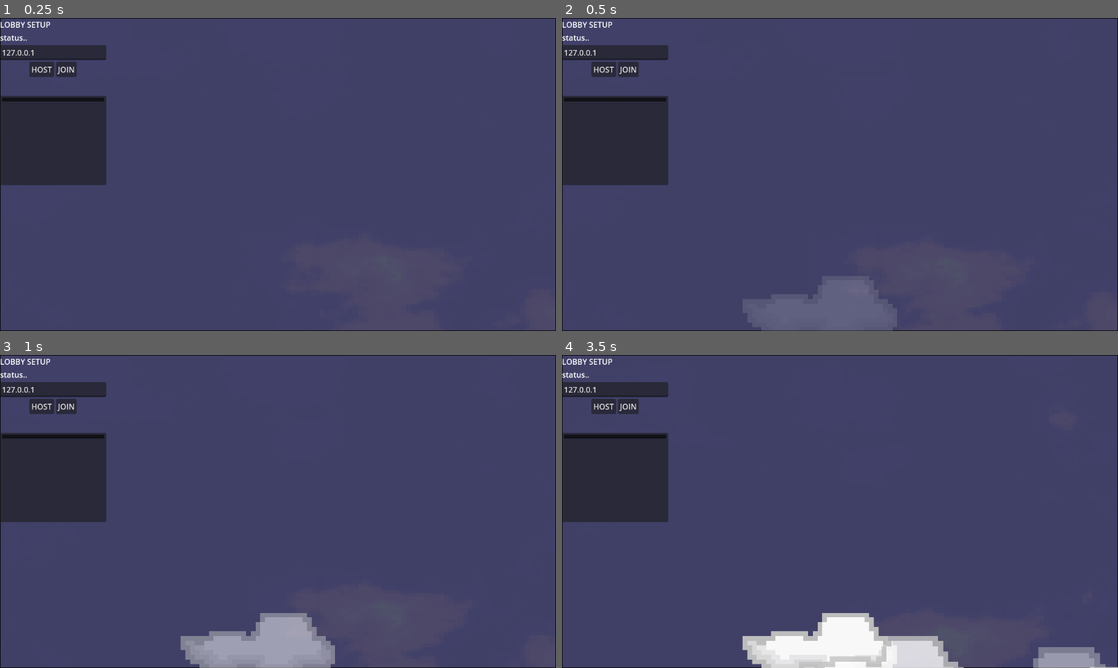
Above: before the commit, frames 1-4 (two rows, left to right).
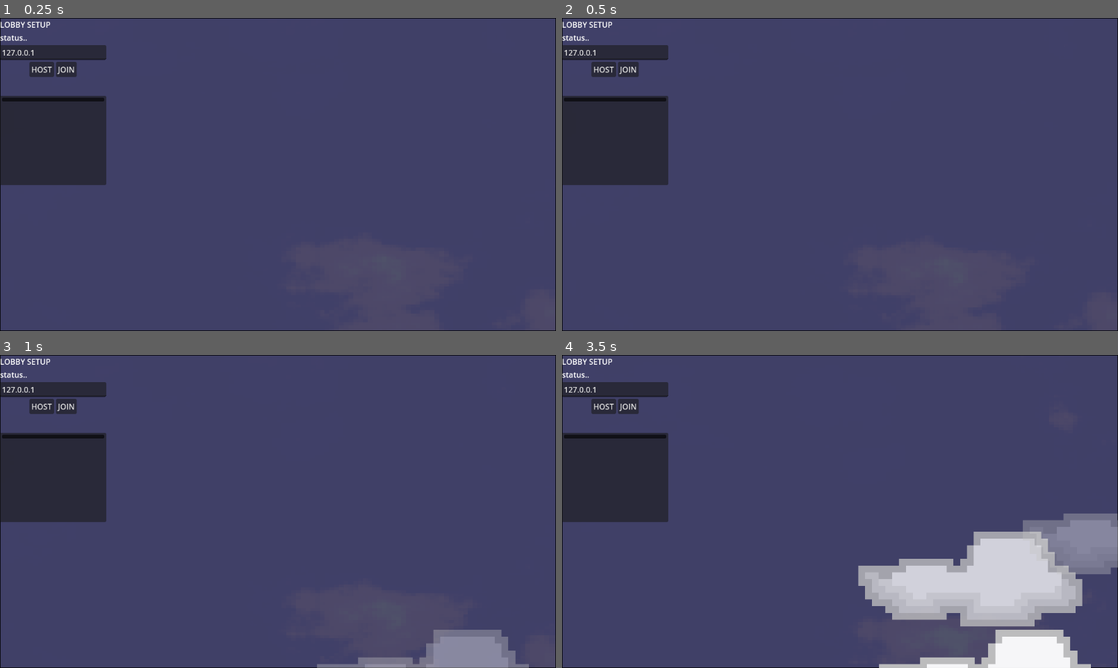
Above: after the commit, the same moments.

Repository: kickflip-games/kiwijam25
Game: Godot game, scene res://scenes/Main.tscn
Same seed, same stepped clock (60 frames per second), same inputs: the game is played once before the commit and once after it.
Inputs (mouse positions are in pixels of both pictures, inside the frame that each line leads up to):
- Up to frame 1 (0.25 s): no input
- Up to frame 2 (0.5 s): no input
- Up to frame 3 (1 s): move the mouse to (400, 495) at 0.52 s; hold Space (dash) from 0.53 s (still down); click (400, 495) at 0.8 s
- Up to frame 4 (3.5 s): move the mouse to (728, 527) at 1.27 s; release Space (dash) at 1.28 s; click (728, 527) at 1.35 s; tap Space (dash) at 1.55, 3.05 s; move the mouse to (895, 442) at 2.02 s; hold Space (dash) 2.03-2.78 s; click (895, 442) at 2.3 s; move the mouse to (812, 574) at 2.77 s; click (812, 574) at 2.85 s

Frame 1 is identical in both runs. In frame 2, 2.7% of the frame differs, in the area x 33-60%, y 83-100%; in frame 3, 5.8%; in frame 4, 18%, in the area x 32-100%, y 50-100%.

Commit message:
modded tracker.gd script

Diff:
--- a/scenes/FingerTracker/finger_tracker.gd
+++ b/scenes/FingerTracker/finger_tracker.gd
@@ -15,6 +15,8 @@
 var screen_bounds: Rect2
 var move_smoothing: float = 0.15
 var target_position: Vector2
+var tracker_shoot: bool = false
+var tracker_dash: bool = false
 
 # Camera and projection settings
 var main_camera: Camera2D = null
@@ -160,10 +162,12 @@
 			using_finger_control = true
 
 		if data.has('c') and data['c']:
+			tracker_shoot = true
 			print("CLOSED FIST")
 			# send signal
 
-		if data.has('f') and data['f']:
+		if data.has('fast') and data['fast']:
+			tracker_dash = true
 			print("FAST HAND: DASH")
 			# send signal
 
--- a/scenes/clouds/cloud_spanwer.gd
+++ b/scenes/clouds/cloud_spanwer.gd
@@ -7,7 +7,7 @@
 @export var cloud_max_scale: float = 1.5
 @export var spawn_delay_min: float = 0.2
 @export var spawn_delay_max: float = 1.0
-@export var random_seed: int = 12345  # Set same seed for all clients
+@export var random_seed: int = 14445  # Set same seed for all clients
 
 var has_spawned: bool = false
 
--- a/scenes/clouds/cloud_test.tscn
+++ b/scenes/clouds/cloud_test.tscn
@@ -1,3 +1,47 @@
-[gd_scene format=3 uid="uid://cdyyq2e6lb08m"]
+[gd_scene load_steps=10 format=3 uid="uid://cdyyq2e6lb08m"]
+
+[ext_resource type="Script" uid="uid://de3vrhq3v5don" path="res://scenes/networking/multiplayer_spawner.gd" id="1_pmd2w"]
+[ext_resource type="PackedScene" uid="uid://corxhrleskgv" path="res://scenes/player/Player.tscn" id="2_alrrd"]
+[ext_resource type="PackedScene" uid="uid://bulqqx1t7sun1" path="res://scenes/background/Background.tscn" id="3_0jeeu"]
+[ext_resource type="PackedScene" uid="uid://dsmsb7kwv0ce1" path="res://managers/camera_2d.tscn" id="4_1xsug"]
+[ext_resource type="PackedScene" uid="uid://c0qb6qs3taohy" path="res://scenes/networking/LobbyUI.tscn" id="5_i4pvw"]
+[ext_resource type="PackedScene" uid="uid://y47yilag0ulc" path="res://scenes/clouds/cloud_spanwer.tscn" id="6_ec71s"]
+
+[sub_resource type="Environment" id="Environment_eud8s"]
+glow_enabled = true
+glow_intensity = 1.2
+glow_bloom = 0.38
+glow_hdr_threshold = 0.83
+
+[sub_resource type="CameraAttributesPractical" id="CameraAttributesPractical_jvpkt"]
+
+[sub_resource type="Compositor" id="Compositor_604yj"]
 
 [node name="CloudTest" type="Node2D"]
+
+[node name="MultiplayerSpawner" type="MultiplayerSpawner" parent="."]
+_spawnable_scenes = PackedStringArray("uid://corxhrleskgv")
+spawn_path = NodePath("..")
+script = ExtResource("1_pmd2w")
+network_player = ExtResource("2_alrrd")
+
+[node name="WorldEnvironment" type="WorldEnvironment" parent="."]
+environment = SubResource("Environment_eud8s")
+camera_attributes = SubResource("CameraAttributesPractical_jvpkt")
+compositor = SubResource("Compositor_604yj")
+
+[node name="Background" parent="." instance=ExtResource("3_0jeeu")]
+offset_left = -60.0
+offset_top = -84.0
+offset_right = 1207.0
+offset_bottom = 709.0
+
+[node name="Camera2D" parent="." instance=ExtResource("4_1xsug")]
+position = Vector2(576, 322)
+
+[node name="HighLevelUi" parent="." instance=ExtResource("5_i4pvw")]
+
+[node name="CloudSpanwer" parent="." instance=ExtResource("6_ec71s")]
+position = Vector2(530, 289)
+
+[editable path="Background"]
